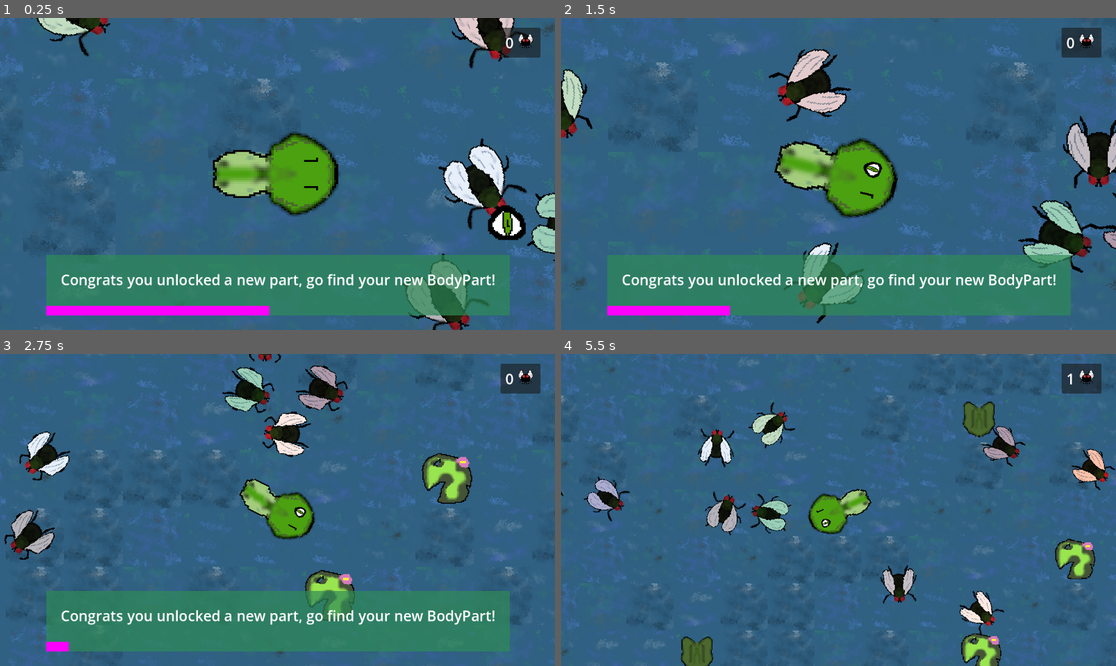
Above: before the commit, frames 1-4 (two rows, left to right).
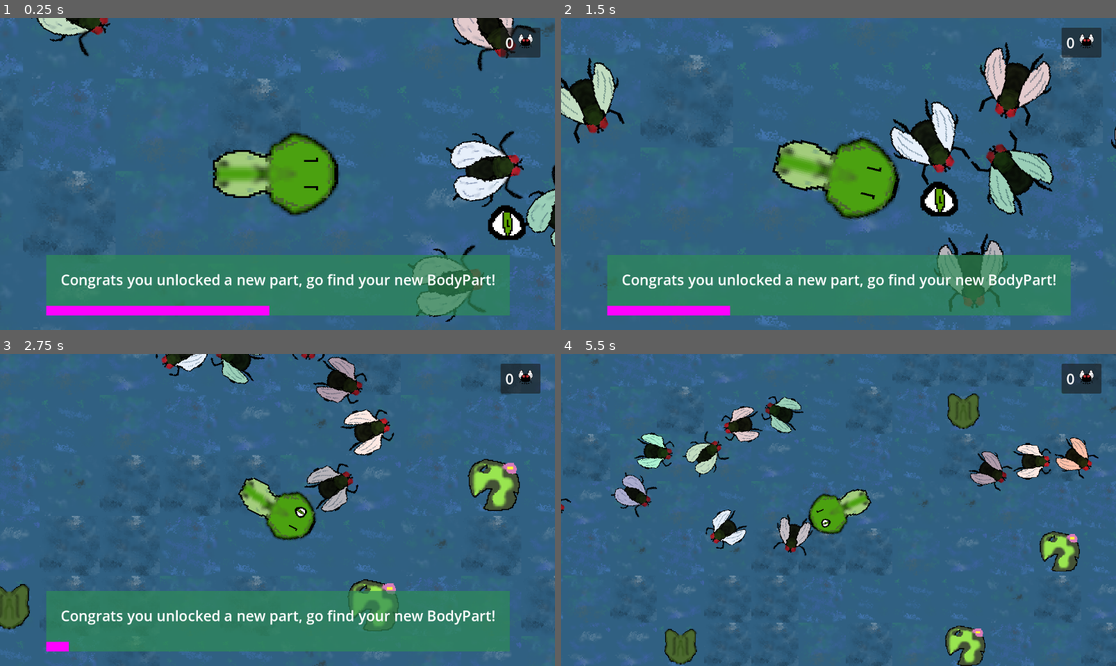
Above: after the commit, the same moments.

Repository: ibricchi/kikkerkoken
Game: Godot game, scene res://swamp.tscn
The game is run twice, just before and just after one commit, with the same random seed, the same clock (stepped at 60 frames per second) and the same inputs.
Inputs:
- Up to frame 1 (0.25 s): no input
- Up to frame 2 (1.5 s): hold D (right) 0.53-1.28 s; tap Space (space) at 0.6, 1.35 s; hold S (down) from 1.28 s (still down)
- Up to frame 3 (2.75 s): release S (down) at 2.03 s; hold D (right) from 2.03 s (still down); tap Space (space) at 2.1 s
- Up to frame 4 (5.5 s): release D (right) at 2.78 s; hold W (up) 2.78-3.53 s; tap Space (space) every 0.75 s from 2.85 to 5.1 s; hold A (left) 3.53-5.03 s; hold S (down) from 5.03 s (still down)

The runs differ from the first frame. In frame 1, 5.1% of the frame differs, in the area x 72-100%, y 0-100%; in frame 2, 20%, in the area x 0-100%, y 0-100%; in frame 3, 15%; in frame 4, 16%.

Commit message:
minimal fly collision

Diff:
--- a/scenes/fly.tscn
+++ b/scenes/fly.tscn
@@ -63,3 +63,9 @@
 position = Vector2(3, 0)
 rotation = 1.5708
 shape = SubResource("CircleShape2D_vtgmd")
+
+[node name="VisionArea" type="Area2D" parent="."]
+collision_layer = 0
+
+[node name="CollisionPolygon2D" type="CollisionPolygon2D" parent="VisionArea"]
+polygon = PackedVector2Array(-20, 100, -20, -100, 100, -50, 175, 0, 100, 50)
--- a/scripts/fly.gd
+++ b/scripts/fly.gd
@@ -10,6 +10,8 @@
 
 # Called when the node enters the scene tree for the first time.
 func _ready() -> void:
+	$VisionArea.area_entered.connect( avoid_detected_object )
+
 	self.modulate = Color( 1 - 0.4 *randf(),1 - 0.4 *randf(),1 - 0.4 *randf() )
 	wander_orientation =  randf() * (2 * PI)
 	linear_damp = 0.5
@@ -29,3 +31,8 @@
 	self.move_and_collide(
 		delta*cruise_velocity * tanh(wander_time)
 		* Vector2(cos(self.global_rotation), sin(self.global_rotation),))
+
+
+func avoid_detected_object(obj):
+	wander_orientation = wander_orientation + PI
+	wander_time += 3.0
